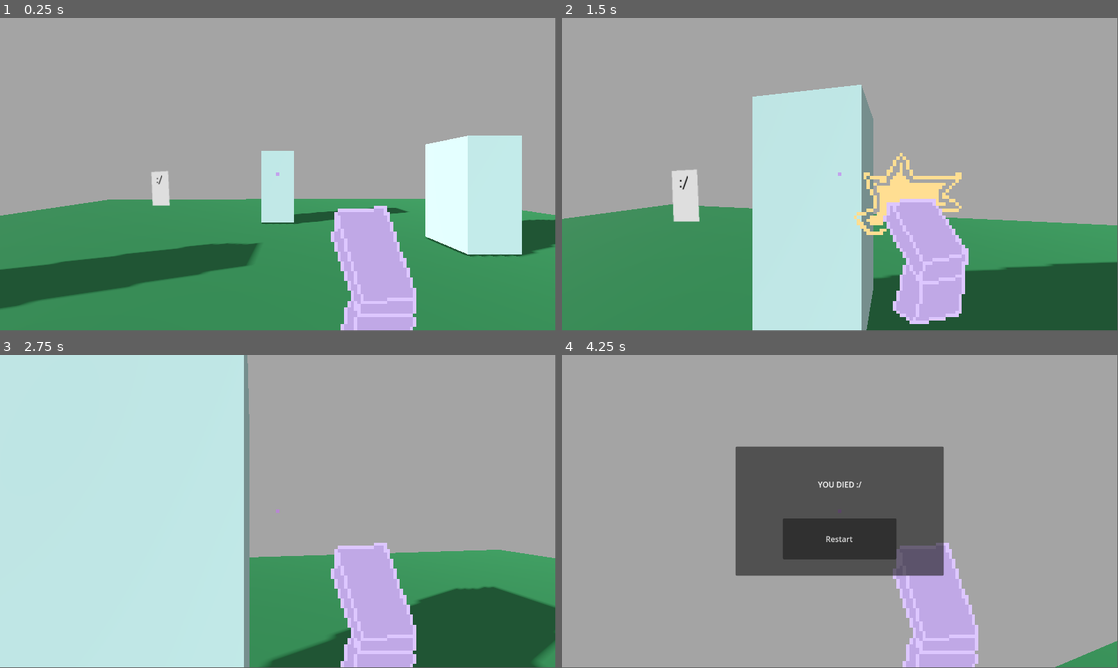
Above: before the commit, frames 1-4 (two rows, left to right).
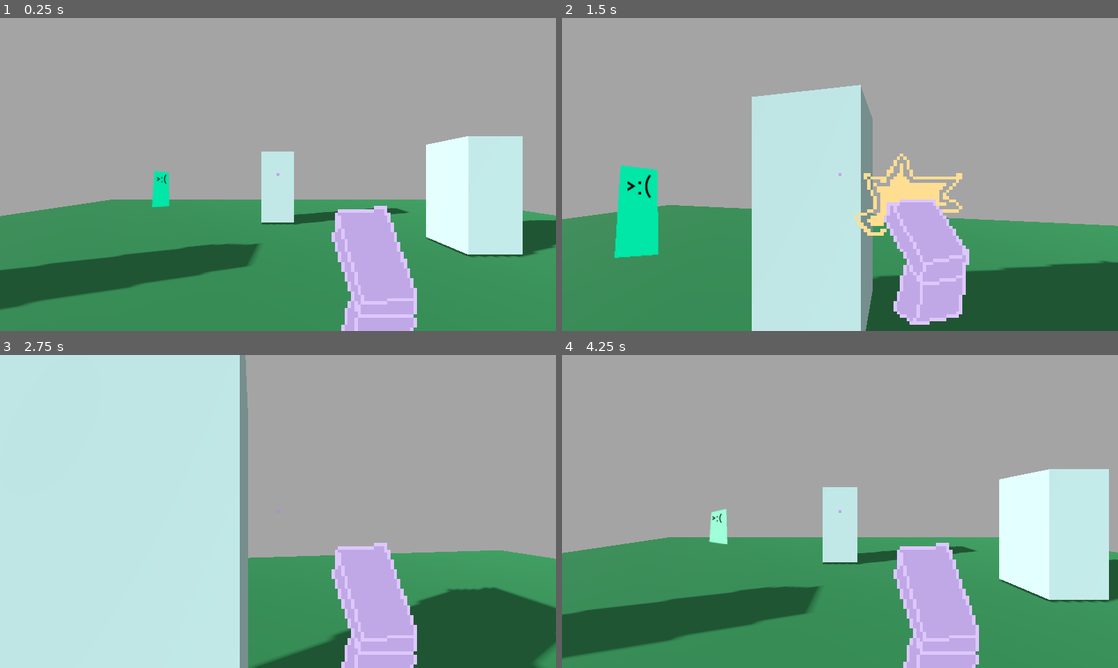
Above: after the commit, the same moments.

Repository: JakeDaSpud/VampiriSystem
Game: Godot game, scene res://world.tscn
Same seed, same stepped clock (60 frames per second), same inputs: the game is played once before the commit and once after it.
Inputs (mouse positions are in pixels of both pictures, inside the frame that each line leads up to):
- Up to frame 1 (0.25 s): no input
- Up to frame 2 (1.5 s): move the mouse to (867, 171) at 0.52 s; hold W (move_forwards) from 0.53 s (still down); click (867, 171) at 0.6 s; move the mouse to (812, 174) at 1.27 s; click (812, 174) at 1.35 s
- Up to frame 3 (2.75 s): keep holding W (move_forwards); move the mouse to (289, 505) at 2.02 s; click (289, 505) at 2.1 s
- Up to frame 4 (4.25 s): keep holding W (move_forwards); move the mouse to (834, 514) at 2.77 s; click (834, 514) at 2.85 s; move the mouse to (878, 514) at 3.52 s; click (878, 514) at 3.6 s; tap R (restart) at 4.15 s
In our replay, the window is 799x449 before the commit and 800x450 after it. These sizes can differ from the game's own. Grey fills any space a smaller window leaves; there, only what the larger window draws over its background counts as a difference.

The runs differ from the first frame. In frame 1, 1.4% of the frame differs, in the area x 0-100%, y 37-100%; in frame 2, 4.0%; in frame 3, 1.7%; in frame 4, 52%, in the area x 0-100%, y 29-100%.

Commit message:
:sparkles: Finished initial Enemy

Diff:
--- a/enemy.gd
+++ b/enemy.gd
@@ -2,12 +2,13 @@
 
 @onready var animated_sprite_3d = $AnimatedSprite3D
 @export var move_speed : float = 2.0
-@export var attack_range : float = 2.0
+@export var attack_range : float = 1.5
 
 # Type specifying with player : CharacterBody3D, player is of that node type, other @export vars are shown doing it too above this
-@onready var player : CharacterBody3D = get_tree().get_first_node_in_group("player")
+@onready var player : CharacterBody3D = get_tree().get_first_node_in_group("Player_Group")
 var dead = false
 
+# Entity Loop
 func _physics_process(delta):
 	if dead:
 		return
@@ -15,11 +16,32 @@
 		return
 
 	var dir = player.global_position - global_position
-	dir.y = 9
+	dir.y = 0
 	dir = dir.normalized()
 
 	velocity = dir * move_speed
+
+	animated_sprite_3d.play("run")
+
 	move_and_slide()
+	attempt_to_kill_player()
+
+func attempt_to_kill_player():
+	var dist_to_player = global_position.distance_to(player.global_position)
+
+	# If distance is higher than the attack range, do nothing
+	if dist_to_player > attack_range:
+		return
+
+	var eye_line = Vector3.UP * 1.5
+
+	# This is how you create a raycast with two points and the collision mask (this enemy position, player position, on collision mask 1)
+	var query = PhysicsRayQueryParameters3D.create(global_position + eye_line, player.global_position, 1)
+	var result = get_world_3d().direct_space_state.intersect_ray(query)
+
+	# If empty means this enemy has direct line of sight to player
+	if result.is_empty():
+		player.kill()
 
 func kill():
 	dead = true
--- a/player.gd
+++ b/player.gd
@@ -48,8 +48,7 @@
 
 	# Restart game
 	if Input.is_action_just_pressed("restart"):
-		kill()
-		#restart()
+		restart()
 
 	# Player is dead
 	if dead:
--- a/player.tscn
+++ b/player.tscn
@@ -54,7 +54,7 @@
 "speed": 6.0
 }]
 
-[node name="Player" type="CharacterBody3D" groups=["Player"]]
+[node name="Player" type="CharacterBody3D" groups=["Player_Group"]]
 collision_layer = 2
 collision_mask = 3
 script = ExtResource("1_txa2y")
--- a/project.godot
+++ b/project.godot
@@ -14,6 +14,10 @@
 run/main_scene="res://world.tscn"
 config/features=PackedStringArray("4.2", "Forward Plus")
 config/icon="res://icon.svg"
+
+[display]
+
+window/stretch/mode="canvas_items"
 
 [input]
 
Not shown: 2 places in enemy.tscn that only renumber resources
